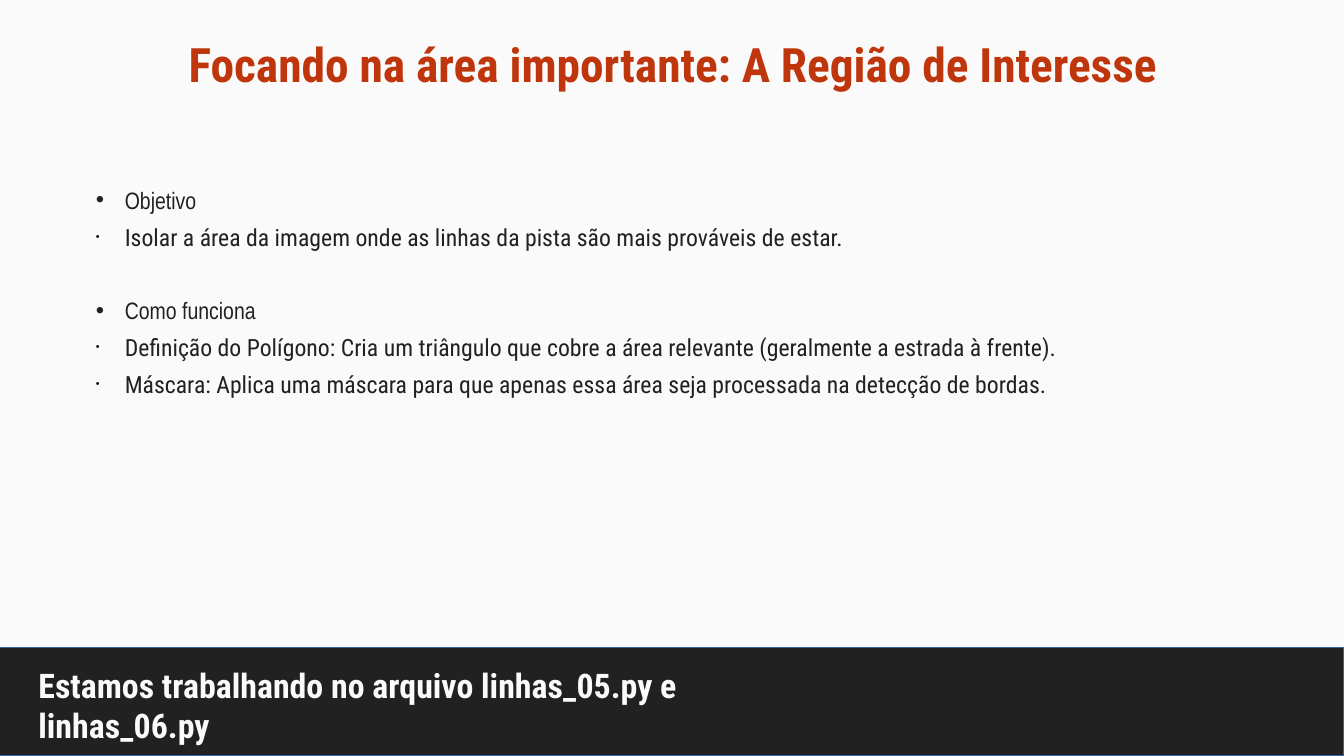
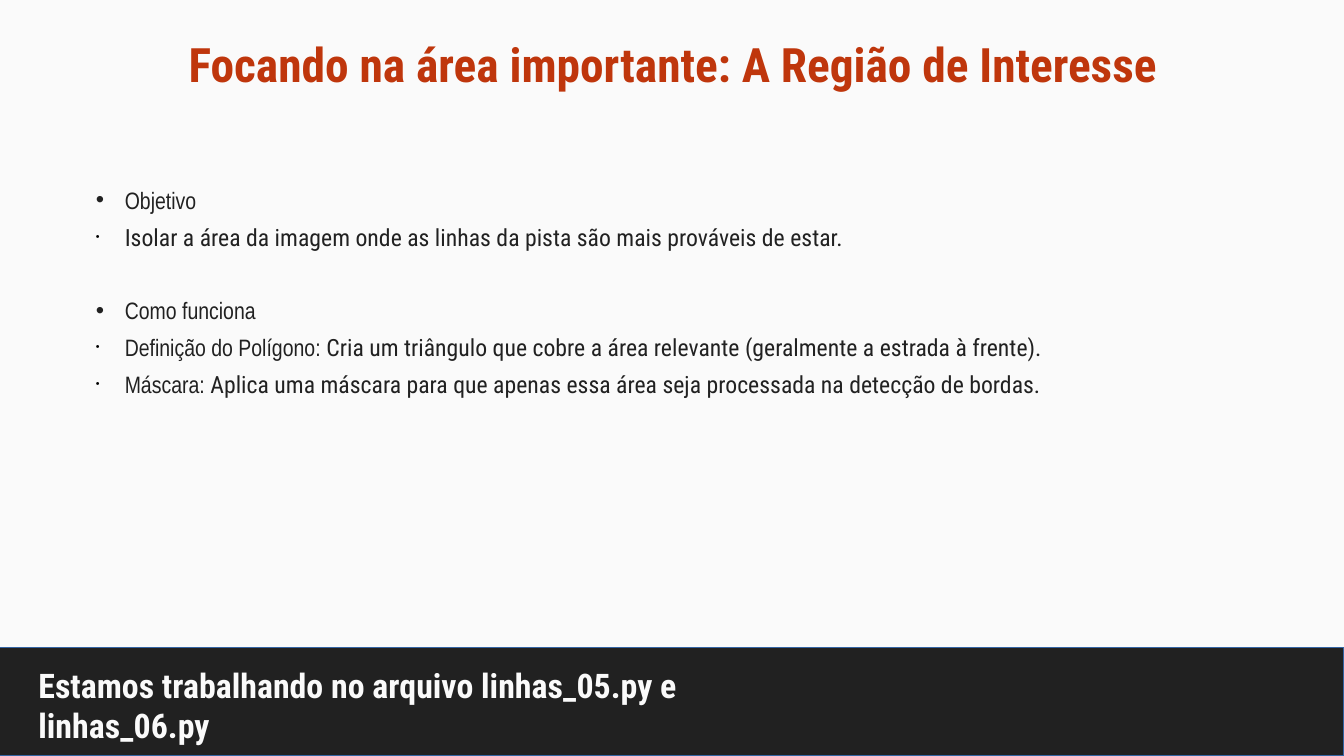
Before and after one commit to maurizioprizzi/finding_lanes, a slide deck: slide 18 of computer_vision_encounter_01.odp. Drawn at 1344x756 pixels with LibreOffice and Linux fonts; fonts in the diff are those of the drawing. Boxes give left, top, right and bottom in pixels: in the first picture for what was removed or moved away, otherwise in the second. Text is boxed around its words. In the diff, an @@ line names an element or a change of style, - is before the commit and + after.

Commit message:
working on the slides

```diff
--- a/computer_vision_encounter_01.odp
+++ b/computer_vision_encounter_01.odp
@@ subtitle at bbox=[125, 337, 1041, 398]: font Roboto Condensed to Arial Narrow in "Definição do Polígono:", "Máscara:" @@
```
